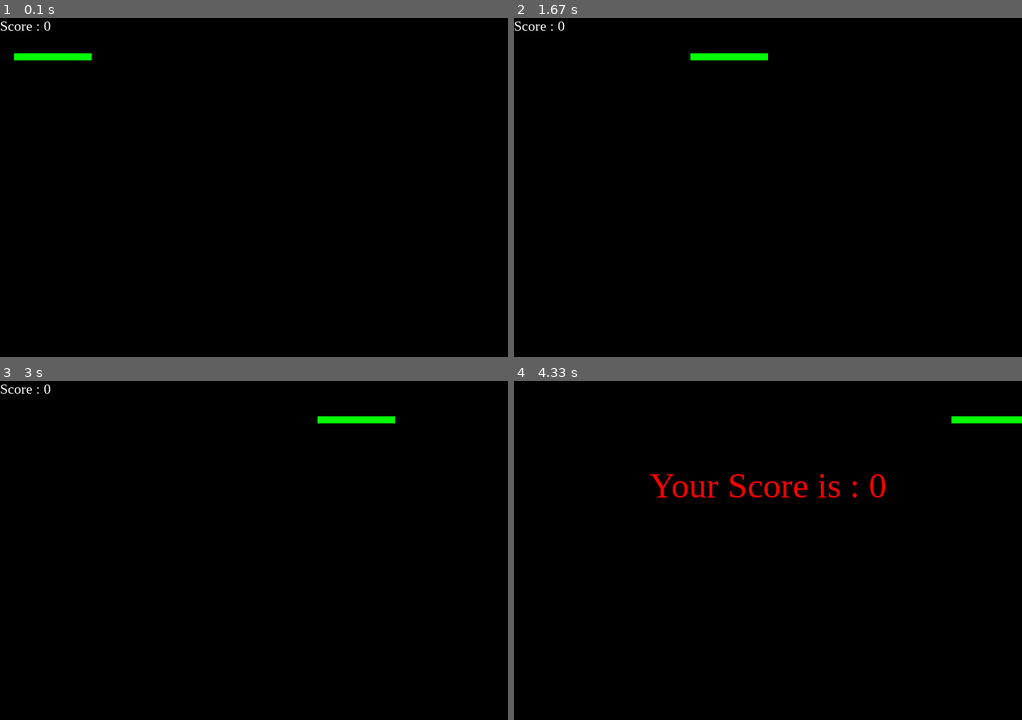
Above: before the commit, frames 1-4 (two rows, left to right).
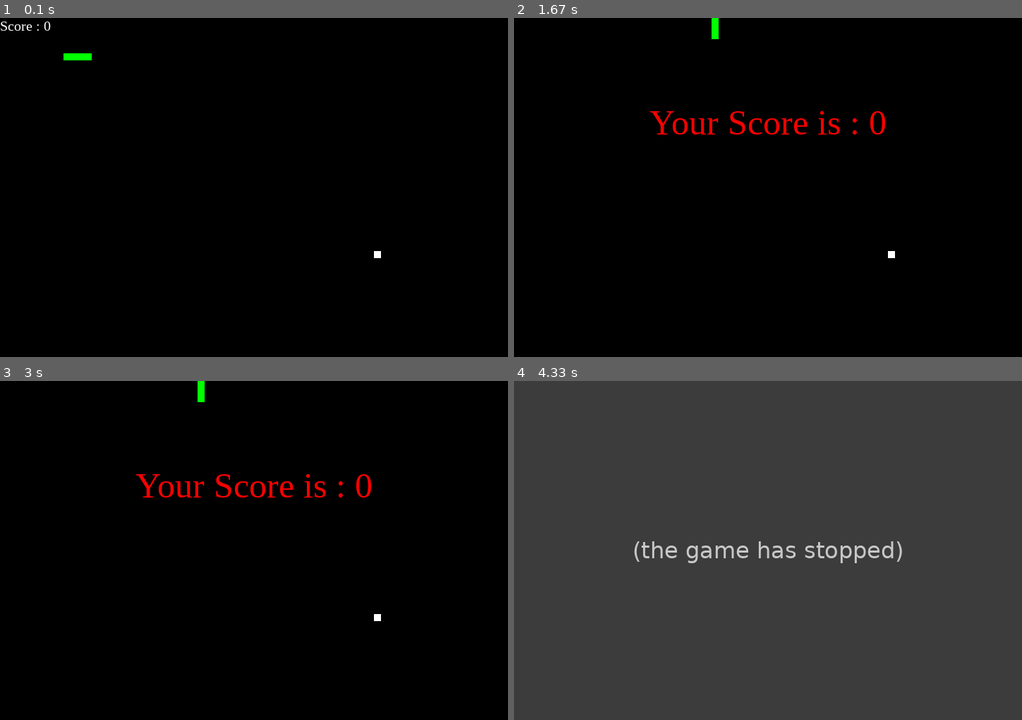
Above: after the commit, the same moments.

Repository: tur-learning/CIS1051-python
Game: pygame game, started from lab-sessions/snake/challenge/lab_2/level_00/main.py
The game is run twice, just before and just after one commit, with the same random seed, the same clock (stepped at 60 frames per second) and the same inputs.
Inputs:
- Up to frame 1 (0.1 s): no input
- Up to frame 2 (1.67 s): tap Enter at 0.33 s; hold D 0.67-1.13 s; hold W 1.17-1.63 s
- Up to frame 3 (3 s): no input
- Up to frame 4 (4.33 s): no input

The runs differ from the first frame. In frame 1, 0.2% of the frame differs, in the area x 2-75%, y 10-71%; in frame 2, 1.3%; in frame 3, 1.3%; in frame 4, 100%, in the area x 0-100%, y 0-100%.
After the commit the program exited at 3.53 s; later frames show no game.

Commit message:
Working snake game w/ score & game over functions

Diff:
--- a/lab-sessions/snake/challenge/lab_2/level_00/fruit.py
+++ b/lab-sessions/snake/challenge/lab_2/level_00/fruit.py
@@ -1,17 +1,25 @@
-# import pygame
-# import game
+import pygame
+import game
 
 # # Setup initial fruit position
 # #TODO
+posi = game.random_pos()
 
-# spawn = False
+#do not spawn the fruit
+spawn = False
 
-# def init():
+#spawns the fruit
+def init():
+    spawn = True
+
+
 #     #TODO
 
-# def draw(game_window):
-#     pygame.draw.rect(game_window, game.white, pygame.Rect(
-#                      position[0], position[1], 10, 10))
+#draw the fruit on the window
+def draw(game_window):
+    pygame.draw.rect(game_window, game.white, (posi[0], posi[1], 10, 10))
 
-# def locate():
-#     #TODO
+#returning the random position function to reassign the position of the fruit to another one.
+def locate():
+    return(game.random_pos())
+# TODO
--- a/lab-sessions/snake/challenge/lab_2/level_00/main.py
+++ b/lab-sessions/snake/challenge/lab_2/level_00/main.py
@@ -17,6 +17,7 @@
 
 	# Setup fruit
 	# #TODO
+	fruit.init()
 
 	# Main Function
 	while True:
@@ -24,13 +25,13 @@
 		# handling key events
 		for event in pygame.event.get():
 			if event.type == pygame.KEYDOWN:
-				if event.key == pygame.K_UP:
+				if event.key == pygame.K_w:
 					change_to = 'UP'
-				if event.key == pygame.K_DOWN:
+				if event.key == pygame.K_s:
 					change_to = 'DOWN'
-				if event.key == pygame.K_LEFT:
+				if event.key == pygame.K_a:
 					change_to = 'LEFT'
-				if event.key == pygame.K_RIGHT:
+				if event.key == pygame.K_d:
 					change_to = 'RIGHT'
 
 		# We don't want the new direction to be the
@@ -55,9 +56,18 @@
 			snake.position[0] += 10
 
 		# Check if the fruit was eaten #TODO
+		#if the fruit is eaten, despawn the fruit so that the below if statement can respawn it properly.
 		snake.move()
+		if snake.position == fruit.posi:
+			fruit.spawn = False
+			snake.eat
 
-		# if fruit.spawn == False: #TODO
+
+
+		#if the fruit is not spawned, spawn the fruit and call the set the position to the locate function
+		if fruit.spawn == False:
+			fruit.spawn = True
+			fruit.posi = fruit.locate()
 		# 	#TODO
 		# 	#TODO
 
@@ -67,8 +77,10 @@
 		# Move the snake body
 		snake.draw(game_window)
 
-		# Spawn the fruit randomly #TODO
-		# fruit.draw(game_window)
+		# Spawn the fruit randomly. This function draws the fruit in a random position on the board.
+		fruit.draw(game_window)
+
+
 
 		# Game Over conditions
 		if snake.position[0] < 0 or snake.position[0] > game.window_x-10:
@@ -78,8 +90,10 @@
 
 		# Touching the snake body
 		# Implement game over conditions if the snake touches itself #TODO
-		# for block in snake.body[1:]:
-		# ...
+		for block in snake.body[1:]:
+			if snake.position == block:
+				game.game_over(game_window)
+
 
 		# Refresh game
 		game.update(game_window)
--- a/lab-sessions/snake/challenge/lab_2/level_00/snake.py
+++ b/lab-sessions/snake/challenge/lab_2/level_00/snake.py
@@ -1,4 +1,5 @@
 import pygame
+import fruit
 import game
 # import fruit #TODO
 
@@ -9,14 +10,7 @@
 body = [ [100, 50],
          [ 90, 50],
          [ 80, 50],
-         [ 70, 50],
-         [ 60, 50],
-         [ 50, 50],
-         [ 40, 50],
-         [ 30, 50],
-         [ 20, 50],
-         [ 10, 50],
-         [ 0, 50] ]
+         [ 70, 50]]
 
 def draw(game_window):
     for pos in body:
@@ -26,22 +20,31 @@
 def move():
     grow = False
 
+    #body.insert(0, list(position))
+    #body.pop()
+
+    # Snake body growing mechanism
+    # if fruits and snakes collide then scores
+    # will be incremented by 10
     body.insert(0, list(position))
-    body.pop()
-
-	# Snake body growing mechanism
-	# if fruits and snakes collide then scores
-	# will be incremented by 10
-
     #TODO
-    # grow = eat()
-
-    # if grow == False:
+    grow = eat()
+#the growth mechanism where if growth is true, the fruit will despawn then respawn in a different place and then the score should go up by ten.
+    if grow == False:
+        fruit.spawn = True
+        body.pop()
+    else:
+        fruit.spawn = False
+        game.score += 10
     #     #TODO
-    # else:
     #     #TODO
 
-# def eat():
+def eat():
+    if position == fruit.posi:
+        print('om nom nom')
+        return True
+    else:
+        return False
 #     #TODO
 #         return True
 #     else:
